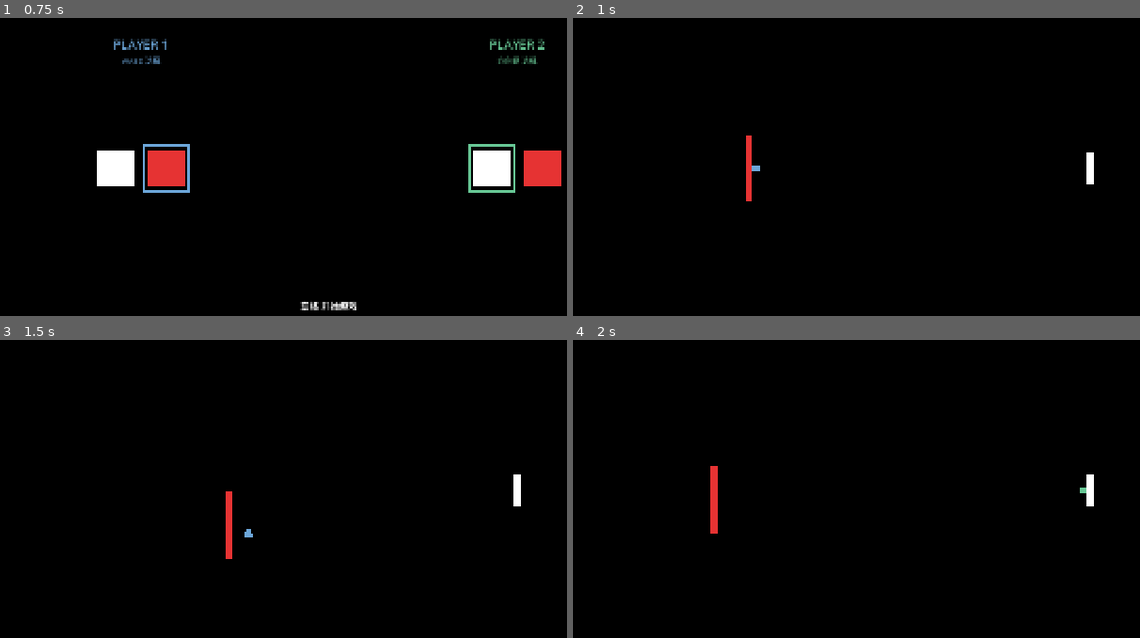
Above: before the commit, frames 1-4 (two rows, left to right).
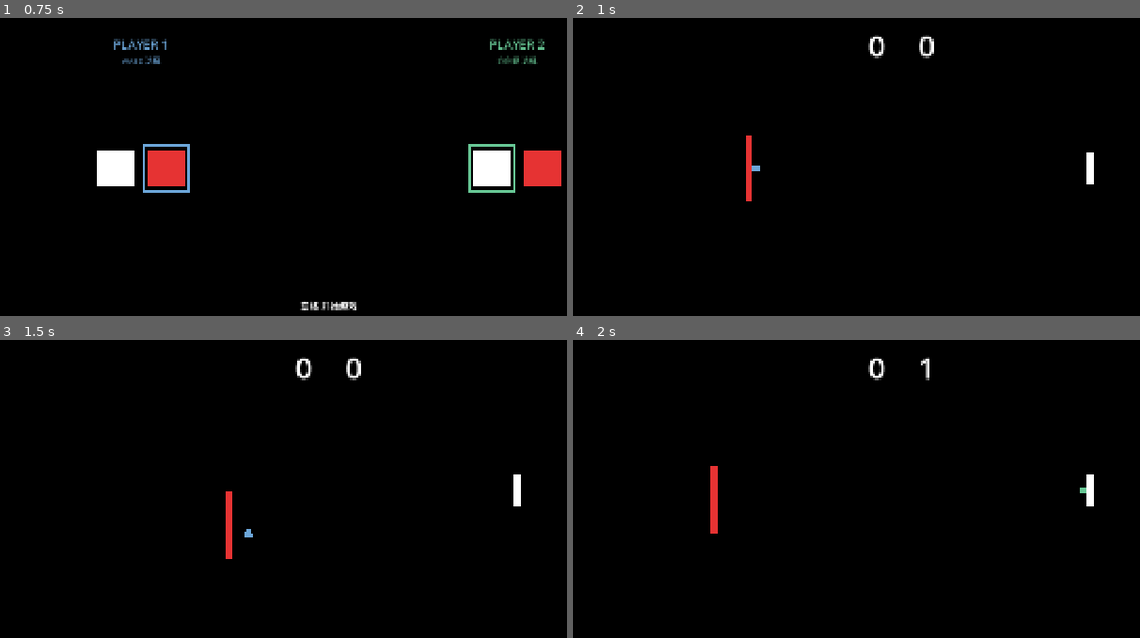
Above: after the commit, the same moments.

Repository: SKHUO/Pong
Game: Godot game, scene res://scenes/character_select/character_select.tscn
Two runs of this game, one before a commit and one after it. Both use one fixed random seed, a clock stepped at 60 frames per second and the inputs below.
Inputs:
- Up to frame 1 (0.75 s): tap Enter at 0.5 s; hold D from 0.53 s (still down); tap J at 0.6 s
- Up to frame 2 (1 s): keep holding D; tap Space at 0.77 s
- Up to frame 3 (1.5 s): release D at 1.28 s; hold S from 1.28 s (still down); tap J at 1.35 s
- Up to frame 4 (2 s): keep holding S; tap Space at 1.52 s

Frame 1 is identical in both runs. In frame 2, 0.3% of the frame differs, in the area x 52-64%, y 5-14%; in frame 3, 0.3%; in frame 4, 0.2%.

Commit message:
Add scoreboard system

Diff:
--- a/scenes/game/game.tscn
+++ b/scenes/game/game.tscn
@@ -5,6 +5,7 @@
 [ext_resource type="PackedScene" path="res://scenes/shared/divider.tscn" id="3_divider"]
 [ext_resource type="PackedScene" path="res://scenes/game/player.tscn" id="4_player"]
 [ext_resource type="PackedScene" path="res://scenes/game/ball.tscn" id="5_ball"]
+[ext_resource type="PackedScene" path="res://scenes/game/scoreboard.tscn" id="6_scoreboard"]
 
 [node name="Pong" type="Node2D" unique_id=381894583]
 script = ExtResource("1_game")
@@ -13,6 +14,8 @@
 
 [node name="Divider" parent="." unique_id=1541340246 instance=ExtResource("3_divider")]
 
+[node name="Scoreboard" parent="." unique_id=1778904873 instance=ExtResource("6_scoreboard")]
+
 [node name="Player1" parent="." unique_id=1733966400 instance=ExtResource("4_player")]
 
 [node name="Player2" parent="." unique_id=1018083852 instance=ExtResource("4_player")]
--- /dev/null
+++ b/scenes/game/scoreboard.tscn
@@ -0,0 +1,26 @@
+[gd_scene load_steps=2 format=3]
+
+[ext_resource type="Script" path="res://scripts/game/scoreboard.gd" id="1_scoreboard"]
+
+[node name="Scoreboard" type="Node2D"]
+script = ExtResource("1_scoreboard")
+
+[node name="Player1Score" type="Label" parent="."]
+offset_right = 96.0
+offset_bottom = 96.0
+mouse_filter = 2
+theme_override_colors/font_color = Color(1, 1, 1, 1)
+theme_override_font_sizes/font_size = 72
+text = "0"
+horizontal_alignment = 1
+vertical_alignment = 1
+
+[node name="Player2Score" type="Label" parent="."]
+offset_right = 96.0
+offset_bottom = 96.0
+mouse_filter = 2
+theme_override_colors/font_color = Color(1, 1, 1, 1)
+theme_override_font_sizes/font_size = 72
+text = "0"
+horizontal_alignment = 1
+vertical_alignment = 1
--- a/scripts/game/game.gd
+++ b/scripts/game/game.gd
@@ -9,6 +9,7 @@
 
 @onready var background: PongBackground = $Background
 @onready var divider: PongDivider = $Divider
+@onready var scoreboard: PongScoreboard = $Scoreboard
 @onready var player1: PongPlayer = $Player1
 @onready var player2: PongPlayer = $Player2
 @onready var ball: PongBall = $Ball
@@ -20,6 +21,7 @@
 	RenderingServer.set_default_clear_color(BACKGROUND_COLOR)
 	background.configure(PLAYFIELD_SIZE)
 	divider.configure(PLAYFIELD_SIZE)
+	scoreboard.configure(PLAYFIELD_SIZE)
 
 	player1.apply_character(GameSession.get_character(0))
 	player2.apply_character(GameSession.get_character(1))
@@ -81,6 +83,7 @@
 
 
 func reset_game() -> void:
+	scoreboard.reset_scores()
 	start_round(PLAYER_1_SIDE)
 
 
@@ -101,9 +104,13 @@
 
 
 func _on_ball_out_of_bounds(exit_side: int) -> void:
-	var winner_side := -exit_side
-	start_round(winner_side)
+	award_point_and_start_round(-exit_side)
 
 
 func _on_player_area_boundary_reached(player_side: int) -> void:
-	start_round(-player_side)
+	award_point_and_start_round(-player_side)
+
+
+func award_point_and_start_round(winner_side: int) -> void:
+	scoreboard.add_point(winner_side)
+	start_round(winner_side)
--- /dev/null
+++ b/scripts/game/scoreboard.gd
@@ -0,0 +1,49 @@
+extends Node2D
+class_name PongScoreboard
+
+
+const LABEL_SIZE := Vector2(96.0, 96.0)
+const TOP_MARGIN := 16.0
+const CENTER_GAP := 24.0
+
+@onready var player1_label: Label = $Player1Score
+@onready var player2_label: Label = $Player2Score
+
+var _player1_score := 0
+var _player2_score := 0
+
+
+func configure(playfield_size: Vector2) -> void:
+	var center_x := playfield_size.x * 0.5
+	player1_label.size = LABEL_SIZE
+	player2_label.size = LABEL_SIZE
+	player1_label.position = Vector2(center_x - CENTER_GAP * 0.5 - LABEL_SIZE.x, TOP_MARGIN)
+	player2_label.position = Vector2(center_x + CENTER_GAP * 0.5, TOP_MARGIN)
+	update_visuals()
+
+
+func reset_scores() -> void:
+	_player1_score = 0
+	_player2_score = 0
+	update_visuals()
+
+
+func add_point(player_side: int) -> void:
+	if player_side < 0:
+		_player1_score += 1
+	else:
+		_player2_score += 1
+	update_visuals()
+
+
+func get_player1_score() -> int:
+	return _player1_score
+
+
+func get_player2_score() -> int:
+	return _player2_score
+
+
+func update_visuals() -> void:
+	player1_label.text = str(_player1_score)
+	player2_label.text = str(_player2_score)
Not shown, added: scripts/game/scoreboard.gd.uid
Not shown, changed: docs/PRODUCT_DESIGN.md
Not shown, changed: docs/TECHNICAL_DESIGN.md
